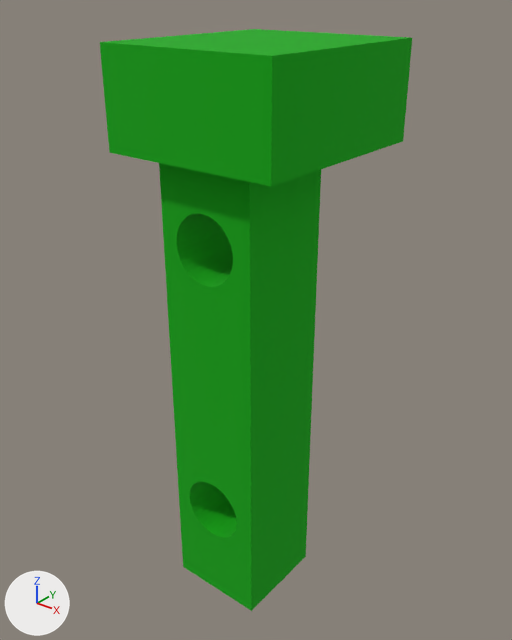
The glTF model website/gltf/Roth_4.gltf: old version first, new version second.
Rendered twice from a 50 mm lens placed at (0.626, -0.749, 0.963), pointed at (-0.009, 0.044, 0.471). Every picture has the same lights, and +X, +Y and +Z are marked at lower left. The first picture is the older version. Where no turn or scale is listed for an object, it has been applied to the vertices.

Objects in the first picture: 'winder_crosscarriage1'.
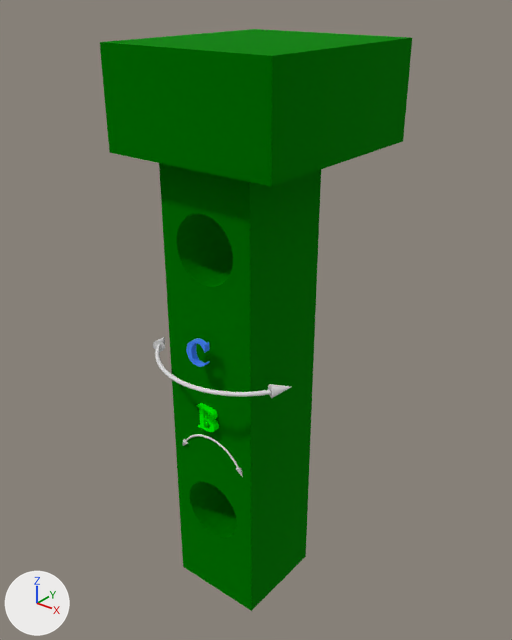
What differs and where, as boxes (x1, y1, x2, y2) in the pictures (512 x 640 px):
'winder_crosscarriage1', surface changed (darker): (100, 29, 412, 611) in both
'Thin_Torus_Sector.005', added: after (155, 344, 271, 397)
'Letter_B', added (green): after (197, 403, 219, 432)
'Letter_B.001', added: after (186, 338, 210, 367)
'Arrow_start.001', added: after (268, 384, 291, 398)
'Thin_Torus_Sector', added: after (185, 434, 239, 468)
'Arrow_end.001', added: after (153, 337, 165, 352)

The change, as a list of edits to the scene's bpy script:
```text
Change mat_mat_0_017:
    mat_mat_0_017.metallic: 0.0 -> 1.0
Add mat_mat_0_002:
    mat_mat_0_002 = principled_material('mat_0.002')
    mat_mat_0_002.base_color = (0.148, 0.44, 1.0)  # blue #6bb1ff
    mat_mat_0_002.metallic = 1.0
    mat_mat_0_002.roughness = 1.0
Add mat_mat_0_022:
    mat_mat_0_022 = principled_material('mat_0.022')
    mat_mat_0_022.base_color = (0.0, 1.0, 0.0)  # green #00ff00
    mat_mat_0_022.metallic = 1.0
    mat_mat_0_022.roughness = 1.0
Add me_c_001:
    me_c_001.from_pydata(...)  # 536 vertices, 1068 faces; spans x -0.0186..0.0177, y -0.005..0.005, z -0.0204..0.0197
    me_c_001.materials.append(mat_mat_0_002)  # blue #6bb1ff
Add me_тор_036:
    me_тор_036.from_pydata(...)  # 336 vertices, 640 faces; spans x -0.112..0.112, y -0.135..-0.072, z -0.003..0.003
Add me_конус_063:
    me_конус_063.from_pydata(...)  # 33 vertices, 62 faces; spans x -0.0082..0.0168, y -0.0192..0.0143, z -0.0099..0.0099
Add me_конус_062:
    me_конус_062.from_pydata(...)  # 33 vertices, 62 faces; spans x -0.0168..0.0082, y -0.0192..0.0143, z -0.0099..0.0099
Add me_c:
    me_c.from_pydata(...)  # 712 vertices, 1428 faces; spans x -0.0181..0.0173, y -0.005..0.005, z -0.0195..0.0188
    me_c.materials.append(mat_mat_0_022)  # green #00ff00
Add me_тор_022:
    me_тор_022.from_pydata(...)  # 336 vertices, 640 faces; spans x -0.0562..0.0562, y -0.0017..0.0016, z 0.0358..0.0677
Add ob_letter_b_001:
    ob_letter_b_001 = bpy.data.objects.new('Letter_B.001', me_c_001)
    ob_letter_b_001.location = (0.0, -0.1, 0.477)
Add ob_thin_torus_sector_005:
    ob_thin_torus_sector_005 = bpy.data.objects.new('Thin_Torus_Sector.005', me_тор_036)
    ob_thin_torus_sector_005.location = (0.0, 0.0, 0.44)
Add ob_arrow_end_001:
    ob_arrow_end_001 = bpy.data.objects.new('Arrow_end.001', me_конус_063)
    ob_arrow_end_001.location = (-0.118, -0.06, 0.44)
Add ob_arrow_start_001:
    ob_arrow_start_001 = bpy.data.objects.new('Arrow_start.001', me_конус_062)
    ob_arrow_start_001.location = (0.118, -0.057, 0.44)
Add ob_letter_b:
    ob_letter_b = bpy.data.objects.new('Letter_B', me_c)
    ob_letter_b.location = (0.0, -0.084, 0.355)
Add ob_thin_torus_sector:
    ob_thin_torus_sector = bpy.data.objects.new('Thin_Torus_Sector', me_тор_022)
    ob_thin_torus_sector.location = (0.0, -0.08, 0.25)
```
